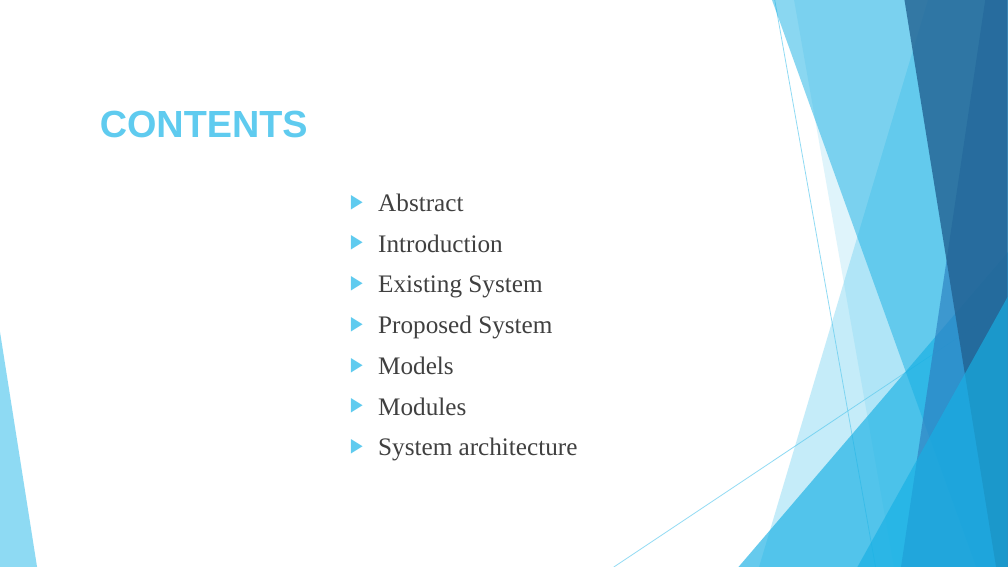
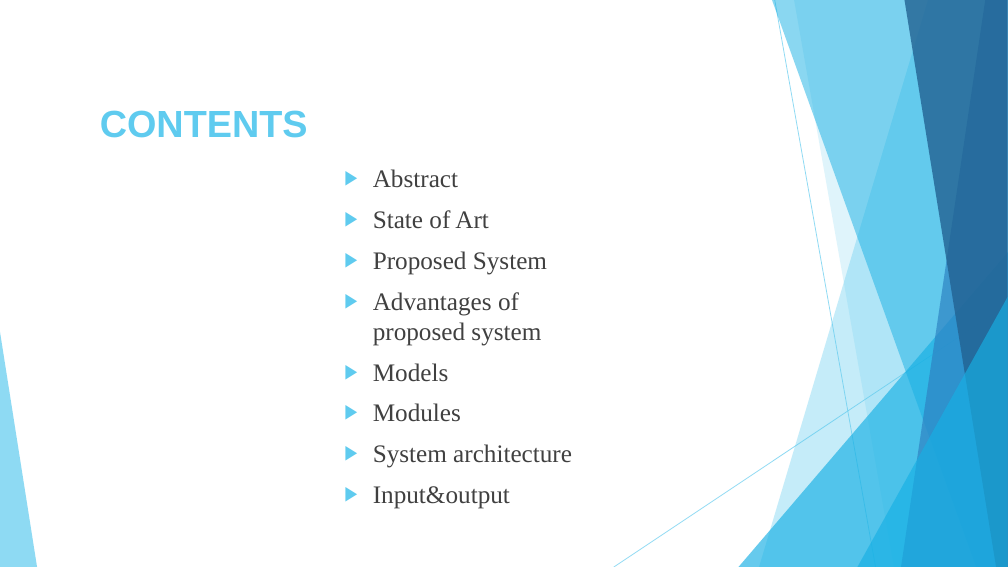
Before and after one commit to Chakrapani2122/Mini-Project, a slide deck: slide 2 of vividtones.pptx. Drawn at 1008x567 pixels with LibreOffice and Linux fonts; fonts in the diff are those of the drawing. Boxes give left, top, right and bottom in pixels: in the first picture for what was removed or moved away, otherwise in the second. Text is boxed around its words. In the diff, an @@ line names an element or a change of style, - is before the commit and + after.

```diff
--- a/vividtones.pptx
+++ b/vividtones.pptx
@@ text "Abstract": place and size @@
-text "Abstract" at (378,193,578,461)
+text "Abstract" at (373,169,572,509)
@@ text at (373,210,489,229): text changed @@
-▶ Introduction
-▶ Existing System
+▶ State of Art
@@ text at (373,292,541,346): paragraph added @@
+▶ Advantages of proposed system
@@ text at (373,486,510,509): paragraph added @@
+▶ Input&output
```
Also in this commit, not shown: 5 other slides changed, 13 slides added, 4 slides removed, 20 other files.
